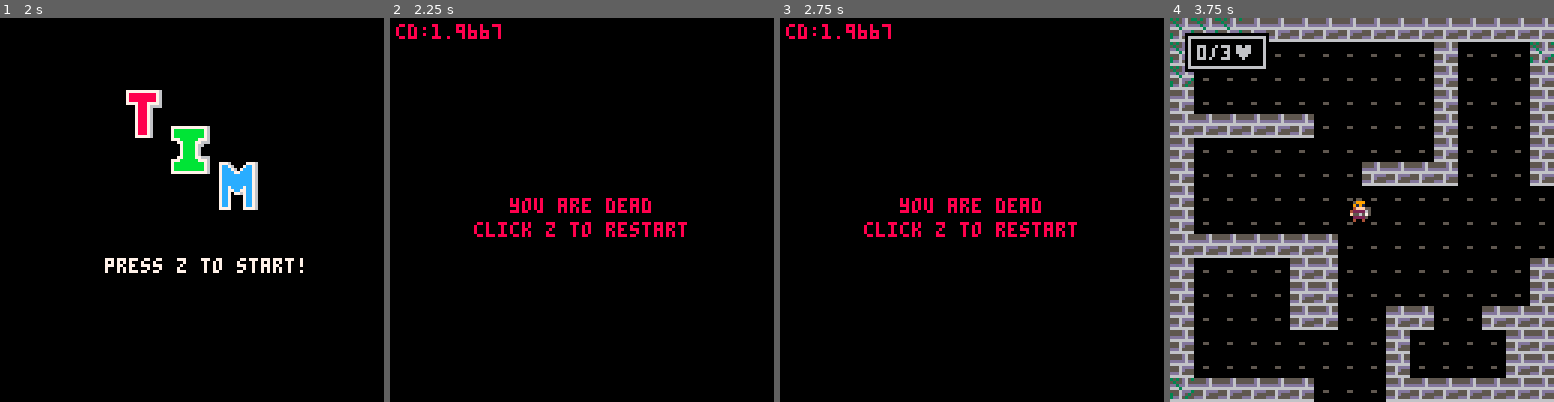
Above: before the commit, frames 1-4 (left to right).
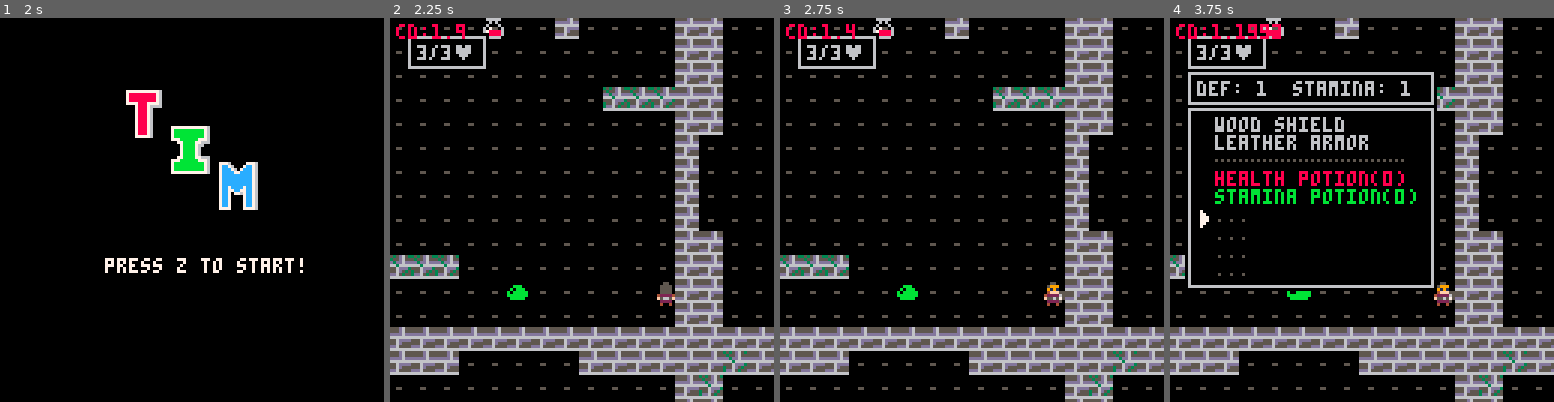
Above: after the commit, the same moments.

Repository: JestMiggles/CS477-TIM
Game: PICO-8 cartridge mytim.p8
The game is run twice, just before and just after one commit, with the same random seed, the same clock (stepped at 60 frames per second) and the same inputs.
Inputs:
- Up to frame 1 (2 s): tap X (X key) at 0.33, 1.07, 1.85 s; tap O (Z key) at 0.7, 1.7 s; hold Right from 1.6 s (still down)
- Up to frame 2 (2.25 s): release Right at 2.1 s; tap O (Z key) at 2.1 s; hold Up from 2.15 s (still down)
- Up to frame 3 (2.75 s): release Up at 2.42 s; hold Right from 2.47 s (still down); tap O (Z key) at 2.5 s
- Up to frame 4 (3.75 s): tap O (Z key) at 2.9, 3.3, 3.7 s; tap X (X key) at 2.97 s; release Right at 3.03 s; hold Left 3.08-3.58 s; hold Down from 3.63 s (still down)

Frame 1 is identical in both runs. In frame 2, 28% of the frame differs, in the area x 0-100%, y 0-100%; in frame 3, 28%; in frame 4, 54%.

Commit message:
Update mytim.p8

Diff:
--- a/mytim.p8
+++ b/mytim.p8
@@ -33,6 +33,7 @@
     pl_dmg()
     portal_collision()
   elseif state == "inv" then
+  	 drawind()
   	 update_inv()
   elseif state == "travel" then
     update_travel()
@@ -82,7 +83,7 @@
   pl.h = 8
   pl.s = 1
   pl.tle = 0
-  pl.hp = 0
+  pl.hp = 3
   pl.delay = 0
   pl.dash = 6
   t = 0
@@ -516,6 +517,7 @@
     spr(p.s,p.x*8,p.y*8)
   end
   camera(0,0)
+  drawind()
 end
 
 function aabb_collide(x1, y1, w1, h1, x2, y2, w2, h2)
@@ -746,7 +748,7 @@
   --inventory
   if(timer <= 0) then
     if(btn(❎)) then
-            invmenu()
+      invmenu()
       state = "inv"
     end
   else
@@ -1147,7 +1149,7 @@
 
 function invmenu()
  state="inv"
- local txt,col={},{}
+ txt,col={},{}
  _upd=update_inv
  eqt="wood shield"
  add(col,6)
@@ -1175,10 +1177,10 @@
 
  invwind=addwind(5,29,84,62,txt)
  invwind.curmode=true
- invwind.cur=3
+ invwind.cur=5
  invwind.col=col
 
- statwind=addwind(5,17,84,13,{"atk: 1  def: 1"})
+ statwind=addwind(5,17,84,13,{"def: 1  stamina: 1"})
 
 end
 
